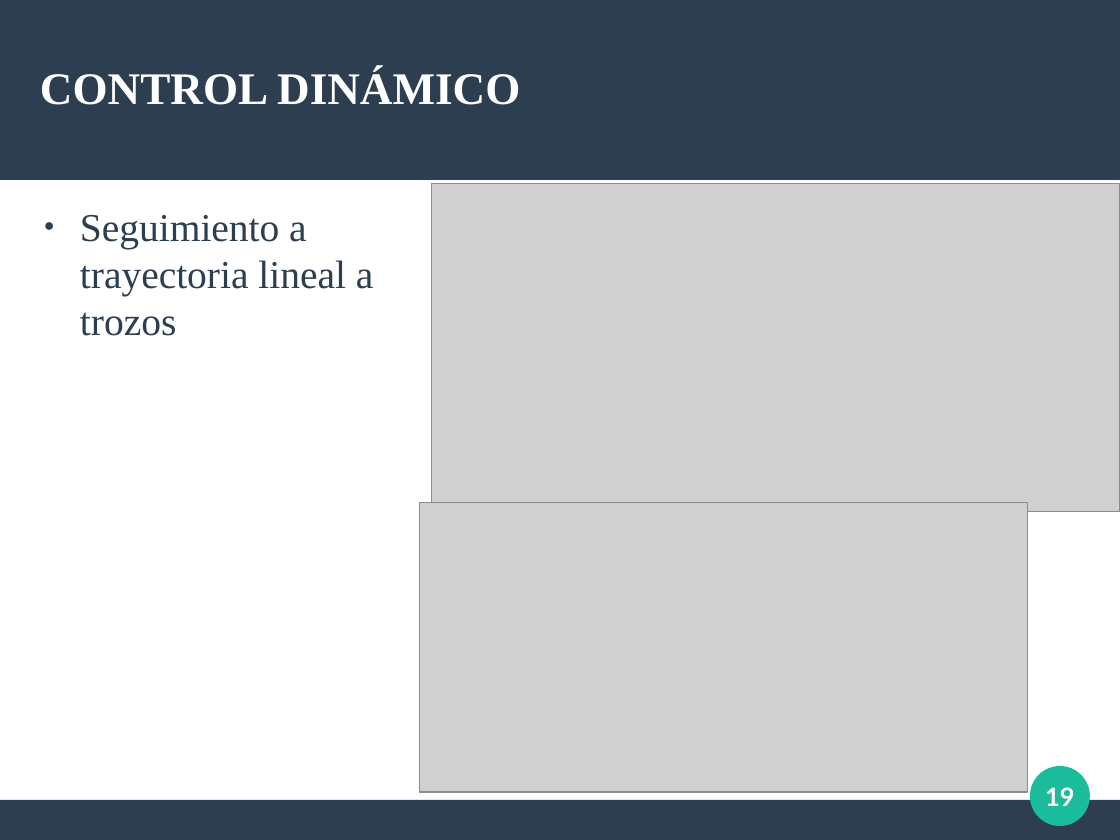
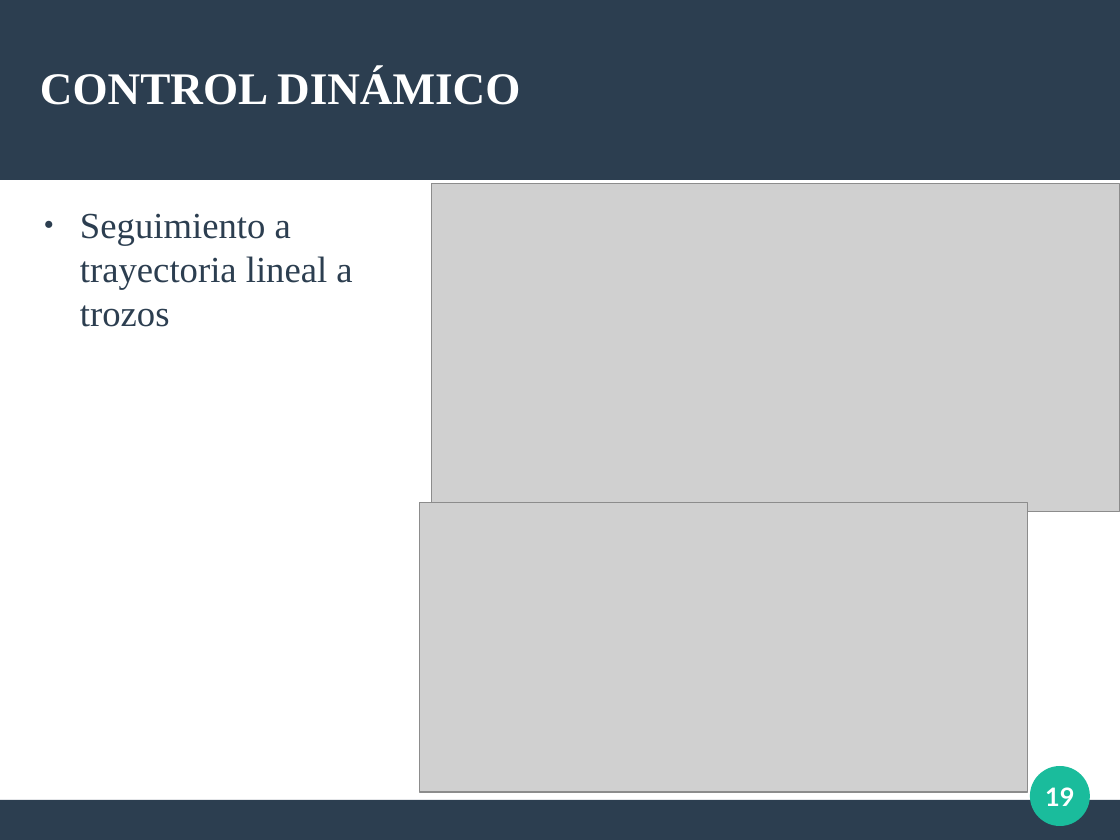
Before and after one commit to Arrivederccimamasita/Synchro_Drive_CyPR, a slide deck: slide 19 of Presentacion_defensa/defensa.odp. Drawn at 1120x840 pixels with LibreOffice and Linux fonts; fonts in the diff are those of the drawing; grey boxes stand for pictures. Boxes give left, top, right and bottom in pixels: in the first picture for what was removed or moved away, otherwise in the second. Text is boxed around its words. In the diff, an @@ line names an element or a change of style, - is before the commit and + after.

```diff
--- a/Presentacion_defensa/defensa.odp
+++ b/Presentacion_defensa/defensa.odp
@@ text "Seguimiento a" at [80,213,352,327]: size 28 to 26 pt @@
```
Also in this commit, not shown: 17 other slides changed, 5 slides added, 4 slides removed, 8 other files.
